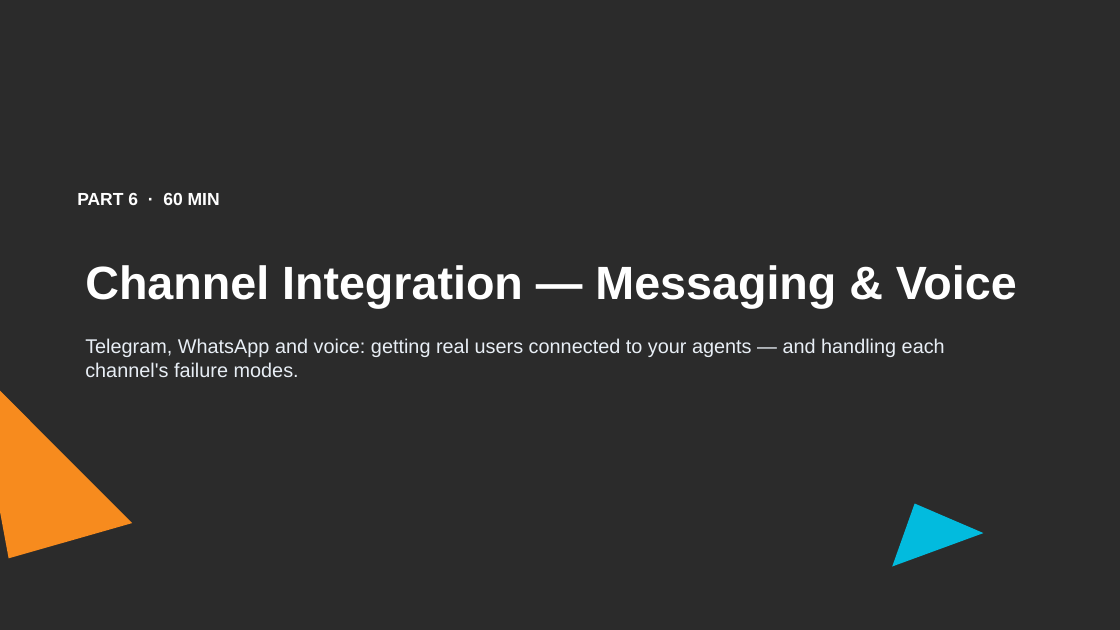
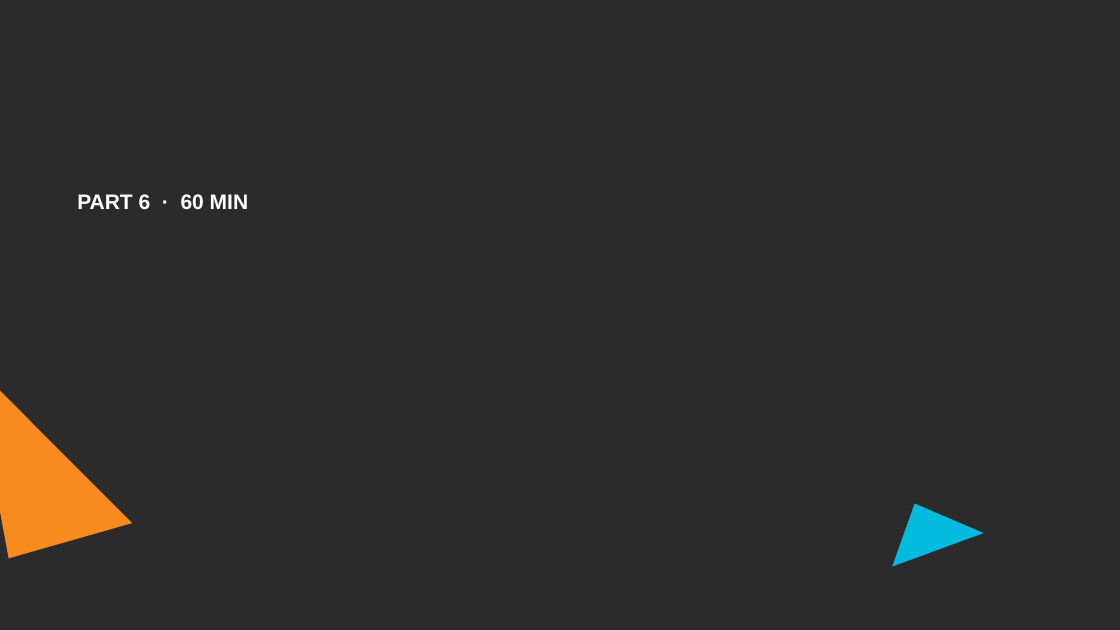
Before and after one commit to kenken64/Building-Autonomous-AI-Agent, a slide deck: slide 31 of slides/Building-Autonomous-AI-Agents-Lecture.pptx. Drawn at 1120x630 pixels with LibreOffice and Linux fonts; fonts in the diff are those of the drawing; background and template pictures are left out; a plain dark background stands for a picture behind light text. Boxes give left, top, right and bottom in pixels: in the first picture for what was removed or moved away, otherwise in the second. Text is boxed around its words. In the diff, an @@ line names an element or a change of style, - is before the commit and + after.

```diff
--- a/slides/Building-Autonomous-AI-Agents-Lecture.pptx
+++ b/slides/Building-Autonomous-AI-Agents-Lecture.pptx
@@ text "PART 6 · 60 MIN" at bbox=[77, 194, 248, 209]: size 15 to 18 pt @@
@@ title removed at bbox=[85, 265, 1017, 308] @@
-Channel Integration — Messaging & Voice
@@ text removed at bbox=[85, 338, 945, 377] @@
-Telegram, WhatsApp and voice: getting real users connected to your agents — and handling each channel's failure modes.
```
Also in this commit, not shown: 49 other slides changed, 4 other files.
